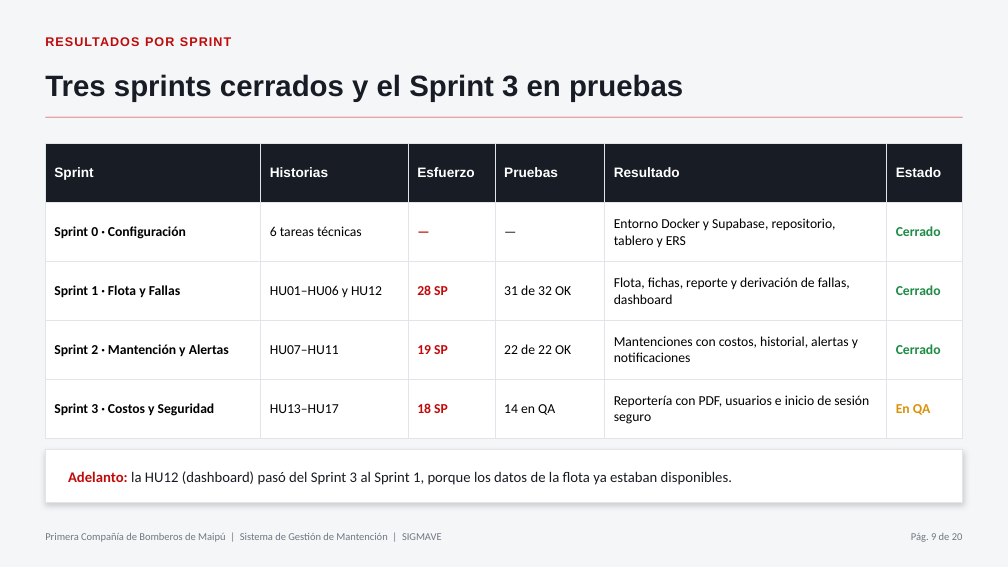
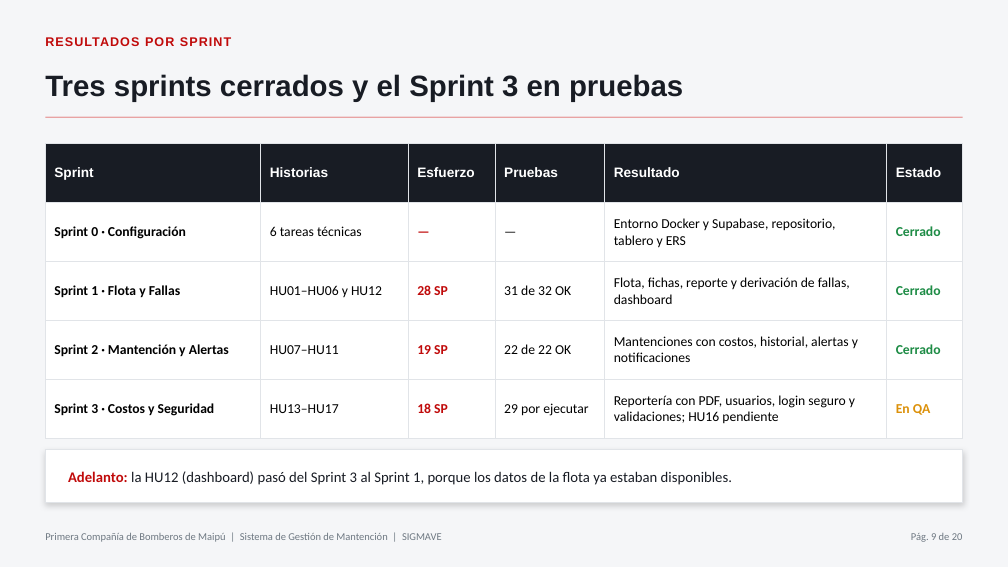
Before and after one commit to fonchoo/proyecto-capstone, a slide deck: slide 9 of Fase 2/Evidencias/Evidencia Grupal/presentacion_evaluacion_fase2_SIGMAVE.pptx. Drawn at 1008x567 pixels with LibreOffice and Linux fonts; fonts in the diff are those of the drawing. Boxes give left, top, right and bottom in pixels: in the first picture for what was removed or moved away, otherwise in the second. Text is boxed around its words. In the diff, an @@ line names an element or a change of style, - is before the commit and + after.

```diff
--- a/Fase 2/Evidencias/Evidencia Grupal/presentacion_evaluacion_fase2_SIGMAVE.pptx
+++ b/Fase 2/Evidencias/Evidencia Grupal/presentacion_evaluacion_fase2_SIGMAVE.pptx
@@ table at (45,144,963,428) @@
-row 5, column 4: 14 en QA
+row 5, column 4: 29 por ejecutar
-row 5, column 5: Reportería con PDF, usuarios e inicio de sesión seguro
+row 5, column 5: Reportería con PDF, usuarios, login seguro y validaciones; HU16 pendiente
```
Also in this commit, not shown: 5 other slides changed.
